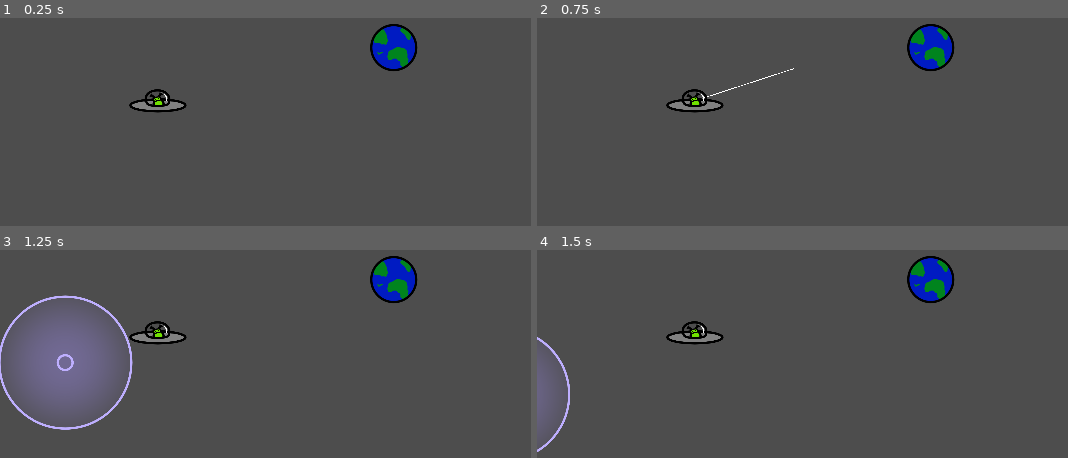
Above: before the commit, frames 1-4 (two rows, left to right).
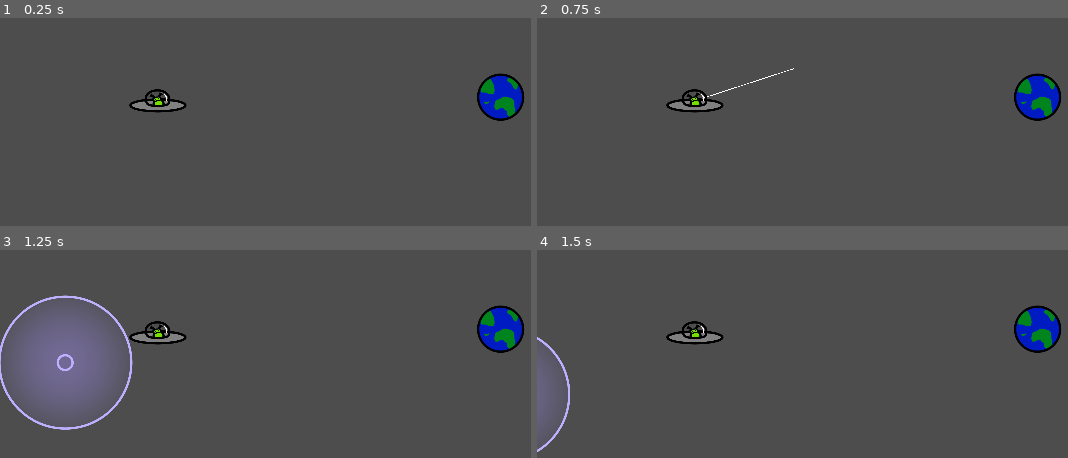
Above: after the commit, the same moments.

Repository: Afterglow375/godot_jam_03
Game: Godot game, scene res://scenes/levels/level_one.tscn
Two runs of this game, one before a commit and one after it. Both use one fixed random seed, a clock stepped at 60 frames per second and the inputs below. This scene is started directly instead of the project's main scene.
Inputs (mouse positions are in pixels of both pictures, inside the frame that each line leads up to):
- Up to frame 1 (0.25 s): no input
- Up to frame 2 (0.75 s): tap Enter at 0.5 s; drag from (696, 101) to (outside the picture) at 0.52 s
- Up to frame 3 (1.25 s): no input
- Up to frame 4 (1.5 s): drag from (775, 349) to (595, 364) at 1.27 s

The runs differ from the first frame. In frame 1, 3.2% of the frame differs, in the area x 69-99%, y 2-50%; in frame 2, 3.2%; in frame 3, 3.2%; in frame 4, 3.2%.

Commit message:
Fixed projectile e bug

Diff:
--- a/scenes/entities/earth.tscn
+++ b/scenes/entities/earth.tscn
@@ -1,5 +1,6 @@
-[gd_scene load_steps=3 format=3 uid="uid://861gfsuj7lom"]
+[gd_scene load_steps=4 format=3 uid="uid://861gfsuj7lom"]
 
+[ext_resource type="Script" path="res://scripts/entities/earth.gd" id="1_in325"]
 [ext_resource type="Texture2D" uid="uid://depds2gq2ws1a" path="res://assets/earth.png" id="1_shhhv"]
 
 [sub_resource type="CircleShape2D" id="CircleShape2D_7ujfu"]
@@ -7,6 +8,7 @@
 
 [node name="Earth" type="RigidBody2D"]
 gravity_scale = 0.0
+script = ExtResource("1_in325")
 
 [node name="CollisionShape2D" type="CollisionShape2D" parent="."]
 shape = SubResource("CircleShape2D_7ujfu")
--- a/scenes/levels/level_one.tscn
+++ b/scenes/levels/level_one.tscn
@@ -5,9 +5,9 @@
 
 [node name="Main" type="Node"]
 
-[node name="Area2D" parent="." instance=ExtResource("1_5j86u")]
+[node name="Spaceship" parent="." instance=ExtResource("1_5j86u")]
 position = Vector2(758, 1103)
 
 [node name="Earth" parent="." instance=ExtResource("2_8coyu")]
-position = Vector2(1890, 848)
+position = Vector2(2403, 1086)
 linear_damp = 1.0
--- /dev/null
+++ b/scripts/entities/collision_shape_data.gd
@@ -0,0 +1,21 @@
+extends CollisionShape2D
+
+# Signal to notify when radius changes
+signal radius_changed(new_radius: float)
+
+func _ready() -> void:
+	# Emit initial radius if it's a circle shape
+	if shape is CircleShape2D:
+		emit_signal("radius_changed", shape.radius)
+
+# Call this when you want to get the current radius
+func get_radius() -> float:
+	if shape is CircleShape2D:
+		return shape.radius
+	return 0.0
+
+# You can also add a setter if you want to modify the radius programmatically
+func set_radius(new_radius: float) -> void:
+	if shape is CircleShape2D:
+		shape.radius = new_radius
+		emit_signal("radius_changed", new_radius)
--- /dev/null
+++ b/scripts/entities/earth.gd
@@ -0,0 +1,8 @@
+extends RigidBody2D
+
+# Function to get the collision radius of the Earth
+func get_collision_radius() -> float:
+	var collision_shape = $CollisionShape2D
+	if collision_shape and collision_shape.shape is CircleShape2D:
+		return collision_shape.shape.radius
+	return 0.0
--- a/scripts/entities/projectile.gd
+++ b/scripts/entities/projectile.gd
@@ -2,22 +2,26 @@
 
 var velocity: Vector2 = Vector2.ZERO
 const BASE_SPEED: float = 2000.0
-const PUSH_FORCE: float = 2000.0  # Base force value
-const MIN_FORCE_MULTIPLIER: float = 0.2  # Minimum force at edge (20% of max force)
+const PUSH_FORCE: float = 4000.0
 
-@export var force_radius: float = 100.0  # Radius where force starts falling off
-@export var use_impulse: bool = true  # If true, applies impulse instead of continuous force
 @export var lifetime: float = 5.0  # Time in seconds before projectile destroys itself
 
-var affected_bodies: Array[RigidBody2D] = []
+# Using arrays of length 2 [body, radius] instead of dictionaries
+var affected_bodies: Array = []
 var time_alive: float = 0.0
+var force_radius: float = 100.0  # Default value, will be updated in _ready()
 
 func _ready():
 	# Enable detection of bodies entering/exiting for the body_entered/exited signals
 	monitoring = true
 
+	# Get the radius from the CollisionShape2D if it exists
+	for child in get_children():
+		if child is CollisionShape2D and child.shape is CircleShape2D:
+			force_radius = child.shape.radius
+			break
+
 func _process(delta):
-	# Update lifetime
 	time_alive += delta
 	if time_alive >= lifetime:
 		destroy()
@@ -27,28 +31,45 @@
 	position += velocity * delta
 
 	# Process affected bodies
-	for body in affected_bodies:
+	for body_data in affected_bodies:
+		var body: RigidBody2D = body_data[0]  # First element is the body
+		var body_radius: float = body_data[1]  # Second element is the radius
+
 		# Calculate direction and distance from projectile to body
 		var to_body: Vector2 = body.global_position - global_position
 		var distance: float = to_body.length()
 
 		# Scale force based on distance - closer objects get more force
-		var force_multiplier: float = max(1.0 - (distance / force_radius), MIN_FORCE_MULTIPLIER)
+		var force_multiplier: float = 1.0 - (distance / (force_radius + body_radius))
+
 		var force: Vector2 = to_body.normalized() * PUSH_FORCE * force_multiplier
 
-		# Apply force or impulse based on setting
-		if use_impulse:
-			body.apply_central_impulse(force * delta)
-		else:
-			body.apply_central_force(force)
+		body.apply_central_force(force)
 
 func _on_body_entered(body: Node2D) -> void:
 	if body is RigidBody2D:
-		affected_bodies.append(body)
+		var body_radius: float = 0.0
+
+		# Try to get the collision radius using the get_collision_radius method
+		if body.has_method("get_collision_radius"):
+			body_radius = body.get_collision_radius()
+		else:
+			# Fallback to searching for the collision shape
+			for child in body.get_children():
+				if child is CollisionShape2D and child.shape is CircleShape2D:
+					body_radius = child.shape.radius
+					break
+
+		# Store body and radius as a simple array of length 2
+		affected_bodies.append([body, body_radius])
 
 func _on_body_exited(body: Node2D) -> void:
 	if body is RigidBody2D:
-		affected_bodies.erase(body)
+		# Find and remove the body from affected_bodies
+		for i in range(affected_bodies.size() - 1, -1, -1):
+			if affected_bodies[i][0] == body:  # First element is the body
+				affected_bodies.remove_at(i)
+				break
 
 func launch(direction: Vector2, speed_multiplier: float = 1.0) -> void:
 	velocity = -direction * (BASE_SPEED * speed_multiplier)
